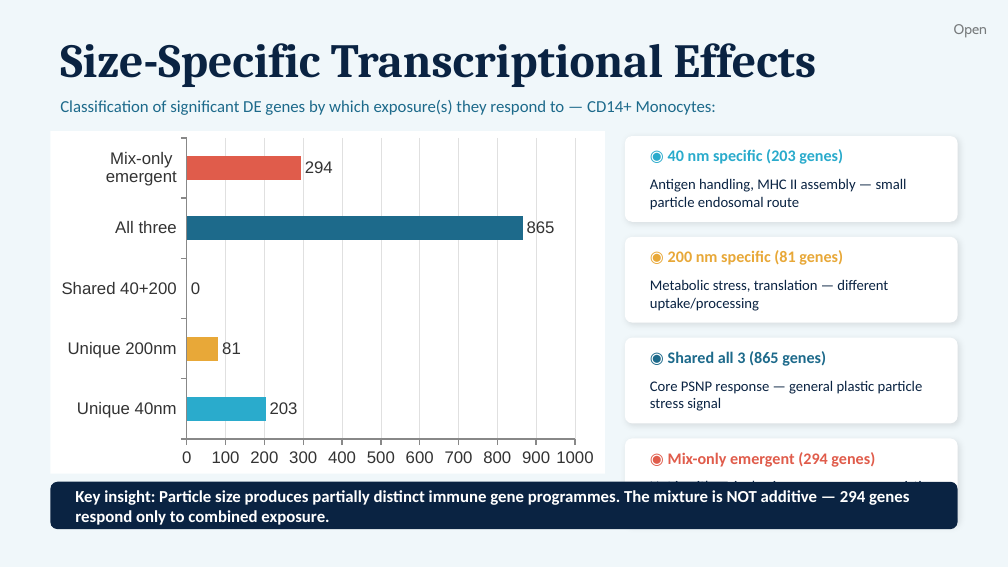
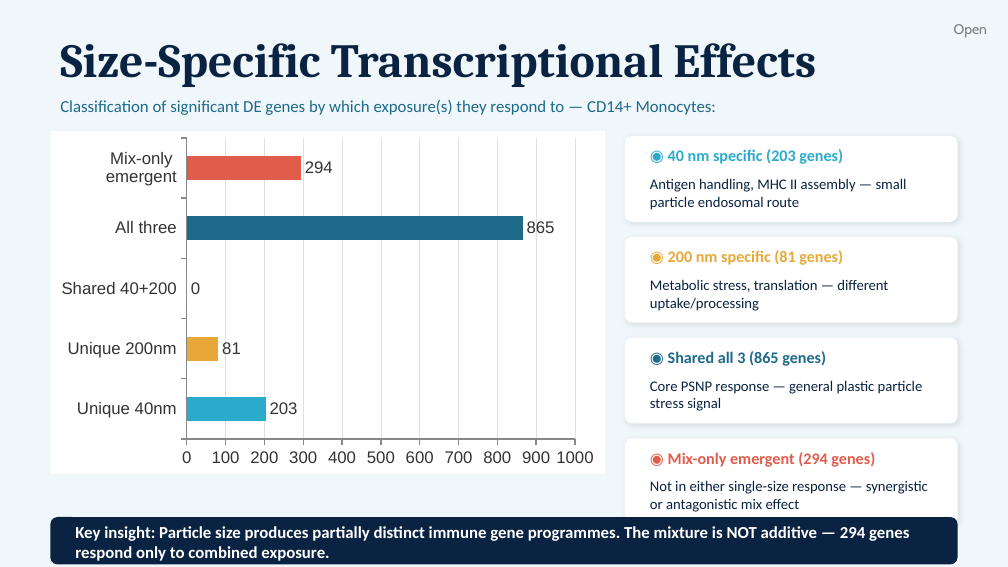
Before and after one commit to ana-bulatovic/single_cell_analysis_of_immune_response_to_nanoplastic_particles, a slide deck: slide 11 of deliverables/Nanoplastics_scRNAseq_Presentation (3).pptx. Drawn at 1008x567 pixels with LibreOffice and Linux fonts; fonts in the diff are those of the drawing. Boxes give left, top, right and bottom in pixels: in the first picture for what was removed or moved away, otherwise in the second. Text is boxed around its words. In the diff, an @@ line names an element or a change of style, - is before the commit and + after.

Commit message:
New version of the presentation

```diff
--- a/deliverables/Nanoplastics_scRNAseq_Presentation (3).pptx
+++ b/deliverables/Nanoplastics_scRNAseq_Presentation (3).pptx
@@ text "Key insight: Particle size produces ...": place and size @@
-text "Key insight: Particle size produces ..." at (75, 490, 909, 525)
+text "Key insight: Particle size produces ..." at (75, 526, 909, 561)
@@ rounded rectangle: place and size @@
-rounded rectangle at (50, 482, 958, 529)
+rounded rectangle at (50, 517, 958, 564)
```
Also in this commit, not shown: 8 other files.
